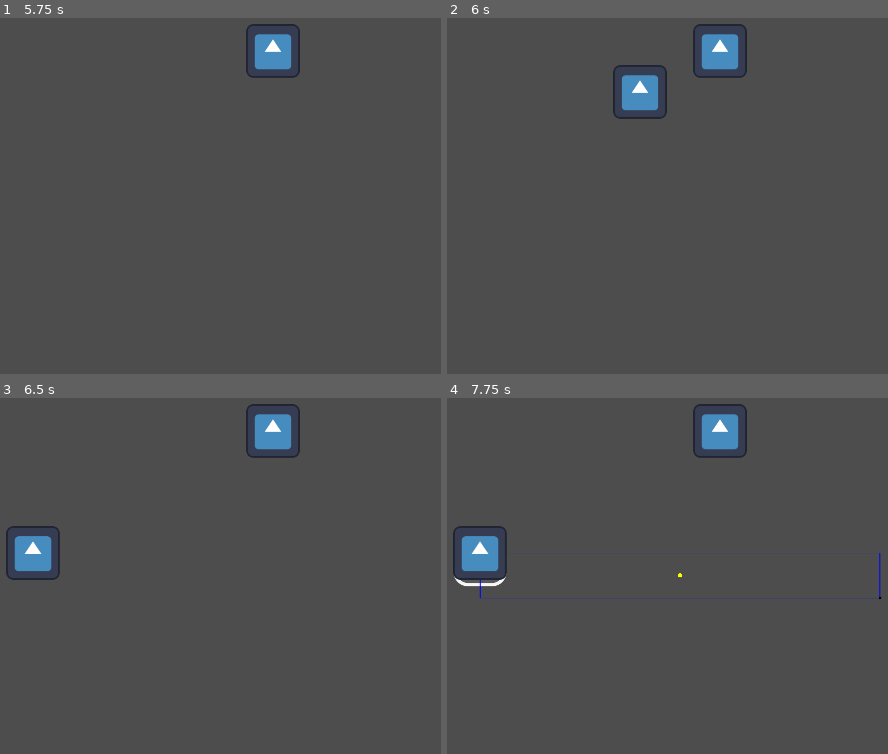
Above: before the commit, frames 1-4 (two rows, left to right).
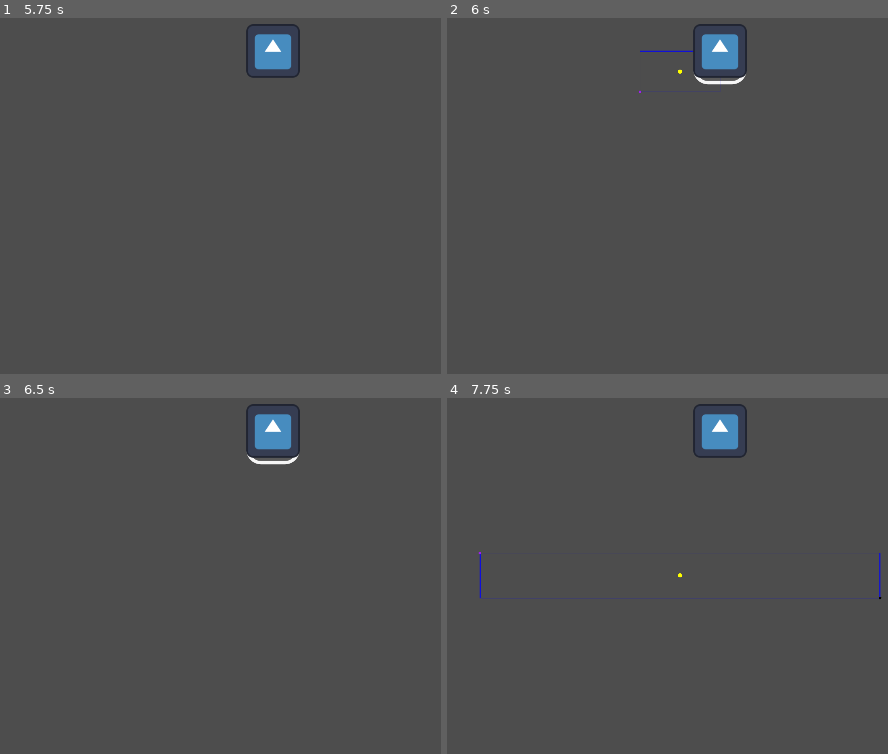
Above: after the commit, the same moments.

Repository: stranker/cardgame
Game: Godot game, scene res://Scenes/test_scene.tscn
Two runs of this game, one before a commit and one after it. Both use one fixed random seed, a clock stepped at 60 frames per second and the inputs below. The engine's default icon, where the game draws it, is replaced by a stand-in: a white triangle on a blue panel in a dark square.
Inputs (mouse positions are in pixels of both pictures, inside the frame that each line leads up to):
- Up to frame 1 (5.75 s): tap Enter at 0.5, 2.75 s; drag from (194, 299) to (273, 50) at 0.52 s; tap Space at 1.25, 4.25 s; drag from (432, 217) to (273, 50) at 1.27 s; move the mouse to (outside the picture) at 2.02 s; click (outside the picture) at 2.1 s; drag from (233, 149) to (273, 50) at 2.77 s; move the mouse to (74, 35) at 3.52 s; click (74, 35) at 3.6 s; drag from (370, 128) to (74, 35) at 4.27 s; move the mouse to (30, 171) at 5.02 s; click (30, 171) at 5.1 s
- Up to frame 2 (6 s): tap Enter at 5.75 s; drag from (720, 50) to (477, 171) at 5.77 s
- Up to frame 3 (6.5 s): no input
- Up to frame 4 (7.75 s): move the mouse to (601, 618) at 6.52 s; click (601, 618) at 6.6 s; tap Space at 7.25 s; drag from (879, 597) to (477, 554) at 7.27 s

Frame 1 is identical in both runs. In frame 2, 1.3% of the frame differs, in the area x 37-68%, y 8-29%; in frame 3, 1.2%; in frame 4, 1.2%.

Commit message:
Modify Construct manager and construct component

Diff:
--- a/CardGame/Managers/construct_manager.gd
+++ b/CardGame/Managers/construct_manager.gd
@@ -1,11 +1,11 @@
 extends Node2D
 
-signal construct_success
-signal construct_failed
+signal construct_success(card)
+signal construct_failed(card)
 
 var current_card_object : Node2D
 
-enum ConstructPhase { IDLE, START, FINISH }
+enum ConstructPhase { IDLE, CONSTRUCT }
 var construct_phase : ConstructPhase = ConstructPhase.IDLE
 
 func _process(delta):
@@ -14,7 +14,7 @@
 	pass
 
 func create_card_object(card : Card):
-	construct_phase = ConstructPhase.START
+	construct_phase = ConstructPhase.CONSTRUCT
 	current_card_object = card.get_object_scene().instantiate()
 	get_tree().root.add_child(current_card_object)
 	current_card_object.global_position = card.global_position
@@ -26,6 +26,12 @@
 	pass
 
 func on_card_dropped(card : Card):
-	construct_phase = ConstructPhase.FINISH
-	set_process(false)
+	if current_card_object.get_node("ConstructComponent").is_position_available():
+		set_process(false)
+		construct_phase = ConstructPhase.IDLE
+		construct_success.emit(card)
+	else:
+		current_card_object.queue_free()
+		current_card_object = null
+		construct_failed.emit(card)
 	pass
--- a/CardGame/Objects/Buildings/building.tscn
+++ b/CardGame/Objects/Buildings/building.tscn
@@ -1,8 +1,9 @@
-[gd_scene load_steps=7 format=3 uid="uid://cwp7jntte1nfm"]
+[gd_scene load_steps=9 format=3 uid="uid://cwp7jntte1nfm"]
 
 [ext_resource type="Script" path="res://Objects/Buildings/building.gd" id="1_v2wy1"]
 [ext_resource type="Texture2D" uid="uid://qq0doja0d4hy" path="res://icon.svg" id="1_yqekq"]
 [ext_resource type="Script" path="res://Objects/Components/selectable_component.gd" id="2_3rwa3"]
+[ext_resource type="PackedScene" uid="uid://bnhp8xorl5mht" path="res://Objects/Components/construct_component.tscn" id="4_iq34l"]
 
 [sub_resource type="RectangleShape2D" id="RectangleShape2D_nmhxt"]
 size = Vector2(128, 104)
@@ -21,6 +22,9 @@
 corner_radius_top_right = 40
 corner_radius_bottom_right = 40
 corner_radius_bottom_left = 40
+
+[sub_resource type="RectangleShape2D" id="RectangleShape2D_5llsy"]
+size = Vector2(128, 128)
 
 [node name="Building" type="StaticBody2D"]
 collision_layer = 2
@@ -53,3 +57,8 @@
 offset_right = 64.0
 offset_bottom = 80.0
 theme_override_styles/panel = SubResource("StyleBoxFlat_kwccn")
+
+[node name="ConstructComponent" parent="." instance=ExtResource("4_iq34l")]
+
+[node name="CollisionShape2D" type="CollisionShape2D" parent="ConstructComponent"]
+shape = SubResource("RectangleShape2D_5llsy")
--- a/CardGame/Objects/Components/construct_component.gd
+++ b/CardGame/Objects/Components/construct_component.gd
@@ -1,3 +1,16 @@
 class_name ConstructComponent
 
 extends Area2D
+
+var objects_inside : Array = []
+
+func is_position_available():
+	return objects_inside.is_empty()
+
+func _on_area_entered(area):
+	objects_inside.append(area.get_parent())
+	pass
+
+func _on_area_exited(area):
+	objects_inside.erase(area.get_parent())
+	pass # Replace with function body.
--- a/CardGame/Objects/Components/construct_component.tscn
+++ b/CardGame/Objects/Components/construct_component.tscn
@@ -4,5 +4,8 @@
 
 [node name="ConstructComponent" type="Area2D"]
 collision_layer = 16
-collision_mask = 6
+collision_mask = 16
 script = ExtResource("1_bfw8m")
+
+[connection signal="area_entered" from="." to="." method="_on_area_entered"]
+[connection signal="area_exited" from="." to="." method="_on_area_exited"]
